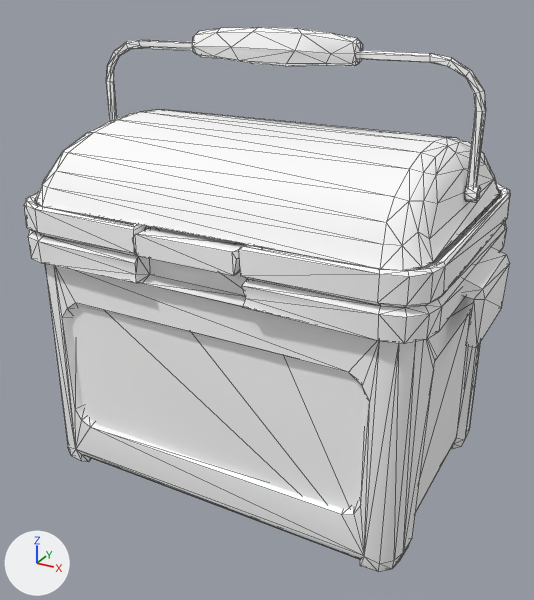
The glTF model satellites/dewball/assets/3d/w1/coolerbox.glb as it was, and as the next commit left it.
Before and after are seen from a camera (50 mm lens) standing at (36.0, -66.7, 52.6) and looking at (0.3, -1.7, 20.2). The axes (+X, +Y, +Z) are drawn at lower left. The lights are the same throughout. The picture after the commit comes second. Mesh edges are drawn as thin lines. Vertices at exactly the same position are counted once.
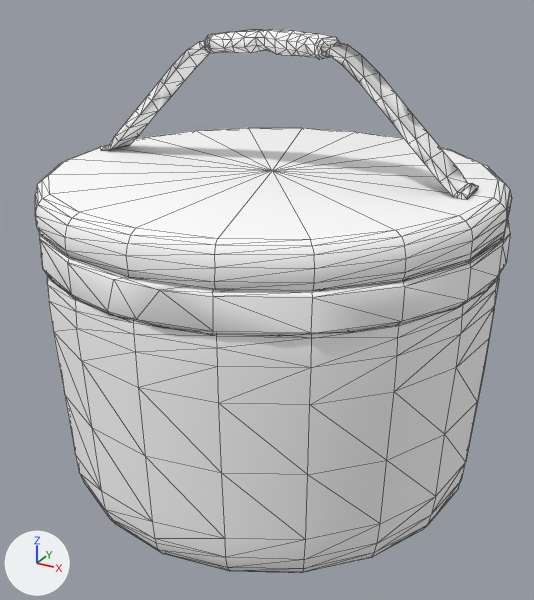
Location of each change, (x1, y1, x2, y2) in pixels of the pictures (534 x 600 px):
'Mesh_0.002', reshaped
    before: (24, 27, 510, 572)
    after: (35, 29, 512, 573)
part 1 of me_mesh_0, rebuilt
    before: (24, 183, 510, 572)
    after: (47, 274, 500, 573)
part 2 of me_mesh_0, rebuilt
    before: (36, 109, 499, 270)
    after: (35, 128, 512, 291)
part 3 of me_mesh_0, rebuilt (7% taller)
    before: (106, 40, 486, 187)
    after: (101, 41, 479, 199)
part 4 of me_mesh_0, rebuilt (20% narrower, 20% shorter)
    before: (192, 27, 363, 66)
    after: (204, 29, 340, 60)
part 5 of me_mesh_0, added
    after: (39, 220, 510, 336)
part 6 of me_mesh_0, deleted
    before: (464, 185, 481, 203)
part 7 of me_mesh_0, deleted
    before: (133, 227, 245, 276)
part 8 of me_mesh_0, deleted
    before: (462, 247, 510, 348)

The change, as a diff of the scene's bpy script:
```diff
--- a/satellites/dewball/assets/3d/w1/coolerbox.glb.py
+++ b/satellites/dewball/assets/3d/w1/coolerbox.glb.py
@@ me_mesh_0 @@
 # used by ob_mesh_0_002; location = (0.0, 0.0, 0.0)
-me_mesh_0.from_pydata(...)  # 770 vertices, 1500 faces; spans x -24.0..24.0, y -16.3..16.3, z 0.0..48.0
+me_mesh_0.from_pydata(...)  # 800 vertices, 1505 faces; spans x -24.0..24.0, y -24.0..24.0, z 0.0..47.8
+# me_mesh_0 part 1: the loose piece of 414 vertices spanning x -22.1..22.0, y -16.2..16.2, z 0.0..31.8 is rebuilt with 263 vertices and now spans x -24.0..24.0, y -23.9..23.9, z 0.0..27.1
+# me_mesh_0 part 2: the loose piece of 141 vertices spanning x -21.0..20.9, y -14.9..14.9, z 31.3..38.7 is rebuilt with 150 vertices and now spans x -24.0..24.0, y -24.0..24.0, z 30.3..34.3
+# me_mesh_0 part 3: the loose piece of 70 vertices spanning x -21.2..21.0, y -0.3..0.5, z 34.8..46.3 is rebuilt with 115 vertices and now spans x -21.2..20.8, y -1.9..2.0, z 34.3..47.1
+# me_mesh_0 part 4: the loose piece of 59 vertices spanning x -8.9..9.2, y -1.6..1.7, z 44.5..48.0 is rebuilt with 130 vertices and now spans x -6.6..6.3, y -2.3..2.3, z 45.4..47.8
+# me_mesh_0 part 5: a new loose piece of 142 vertices spanning x -24.0..24.0, y -24.0..24.0, z 26.5..30.5, in mat_dw_coolerbox (white #ffffff)
+# me_mesh_0 part 6: the loose piece of 16 vertices spanning x 20.1..21.3, y -0.7..0.8, z 33.6..35.1 is deleted
+# me_mesh_0 part 7: the loose piece of 14 vertices spanning x -5.8..5.4, y -16.3..-13.8, z 28.9..31.1 is deleted
+# me_mesh_0 part 8
+# 14 vertices are removed from x 20.7..24.0, y -4.9..5.1, z 21.5..28.4
+# 24 faces are deleted
+# other edits to the shape of me_mesh_0 do not show in these pictures
 me_mesh_0.materials.append(mat_dw_coolerbox)
```
